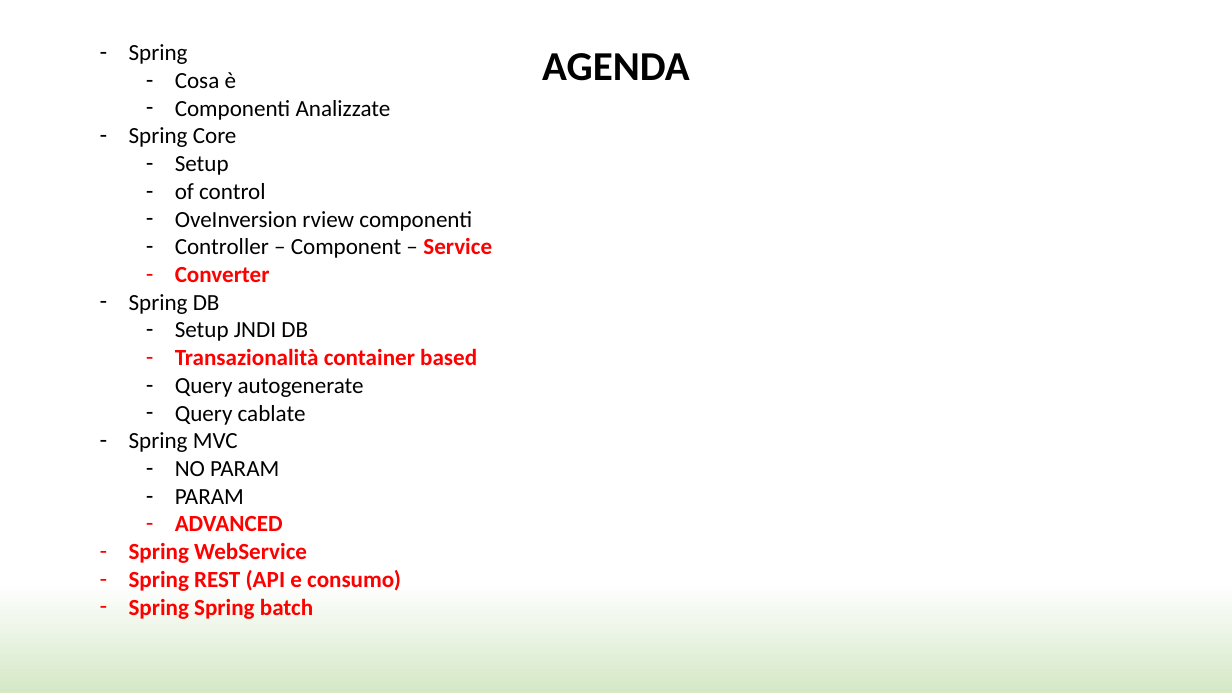
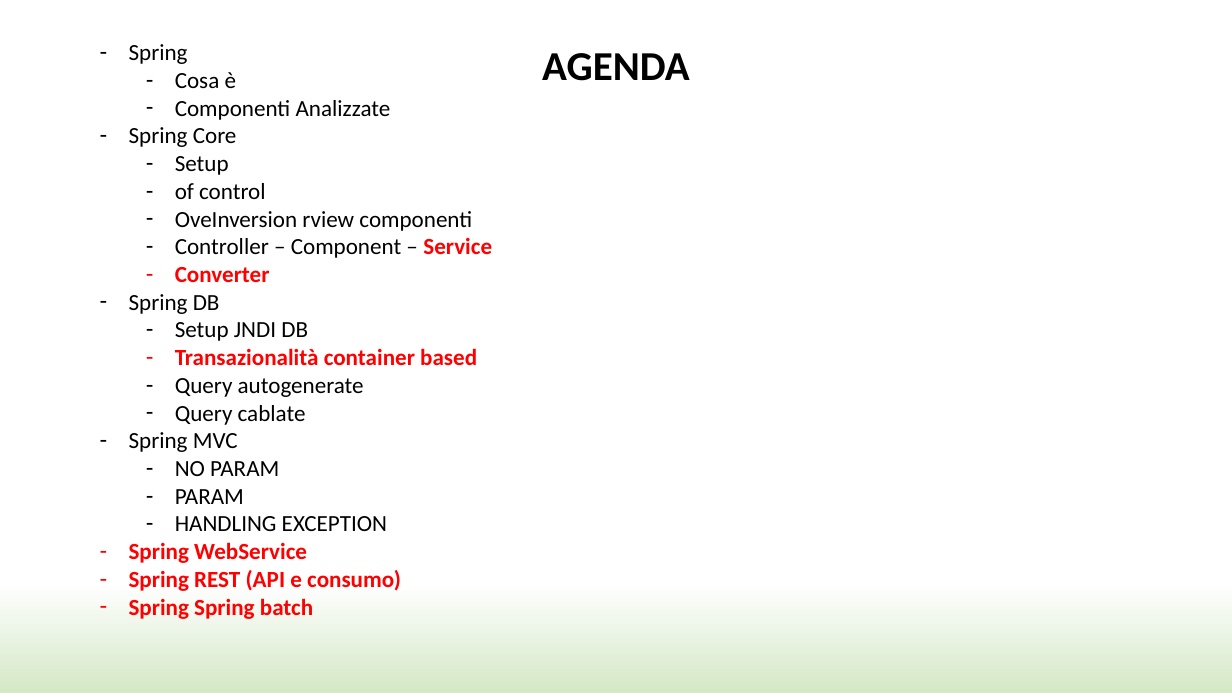
Before and after one commit to SimoneCas/java, a slide deck: slide 2 of SpringSample/Spring.pptx. Drawn at 1232x693 pixels with LibreOffice and Linux fonts; fonts in the diff are those of the drawing; background and template pictures are left out. Boxes give left, top, right and bottom in pixels: in the first picture for what was removed or moved away, otherwise in the second. Text is boxed around its words. In the diff, an @@ line names an element or a change of style, - is before the commit and + after.

```diff
--- a/SpringSample/Spring.pptx
+++ b/SpringSample/Spring.pptx
@@ text at bbox=[175, 516, 387, 531]: text changed; text colour #FF0000 to #000000; bold off @@
-  – ADVANCED
+  – HANDLING EXCEPTION
```
Also in this commit, not shown: 1 other slide changed, 6 slides added, 7 other files.
